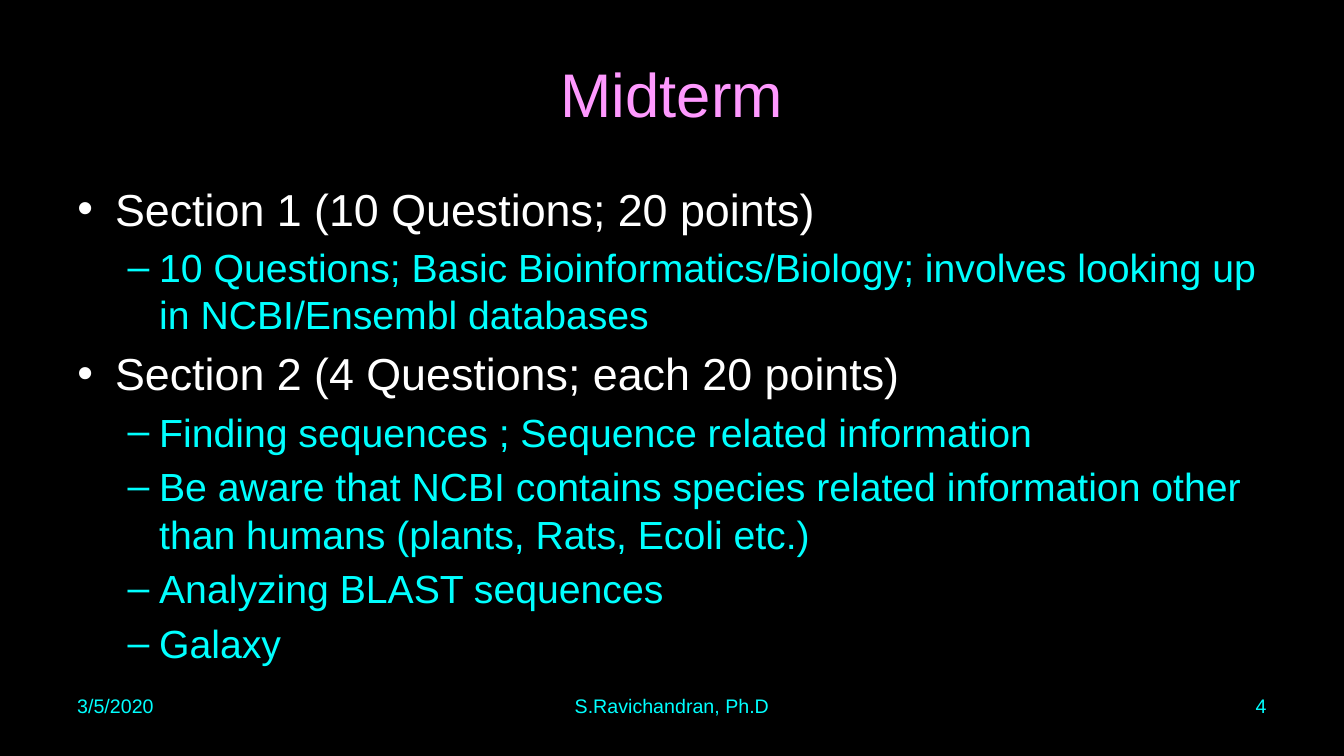
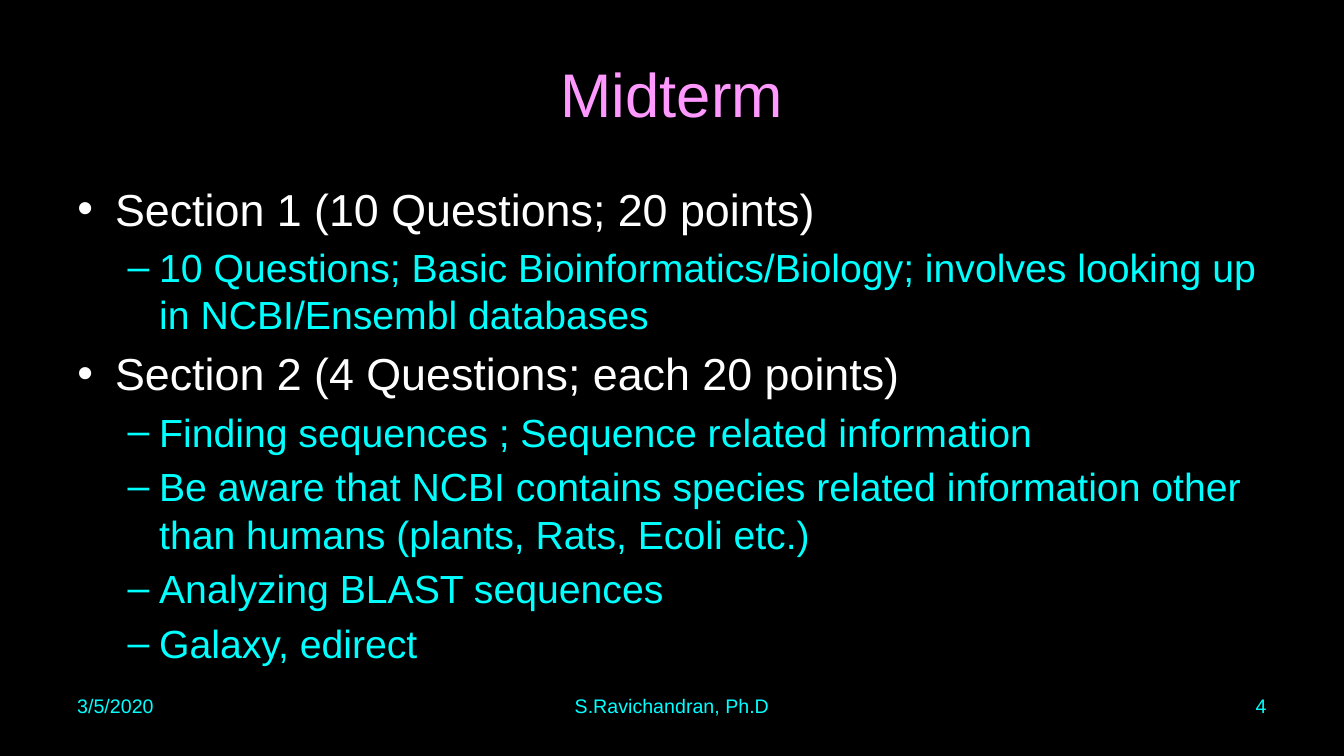
Before and after one commit to hoodcollege/BIFX550_Spring2020, a slide deck: slide 4 of C8/SoFar.pptx. Drawn at 1344x756 pixels with LibreOffice and Linux fonts; fonts in the diff are those of the drawing. Boxes give left, top, right and bottom in pixels: in the first picture for what was removed or moved away, otherwise in the second. Text is boxed around its words. In the diff, an @@ line names an element or a change of style, - is before the commit and + after.

```diff
--- a/C8/SoFar.pptx
+++ b/C8/SoFar.pptx
@@ text at [159,629,418,666]: text changed @@
-  – Galaxy
+  – Galaxy, edirect
```
Also in this commit, not shown: 1 slide added.
